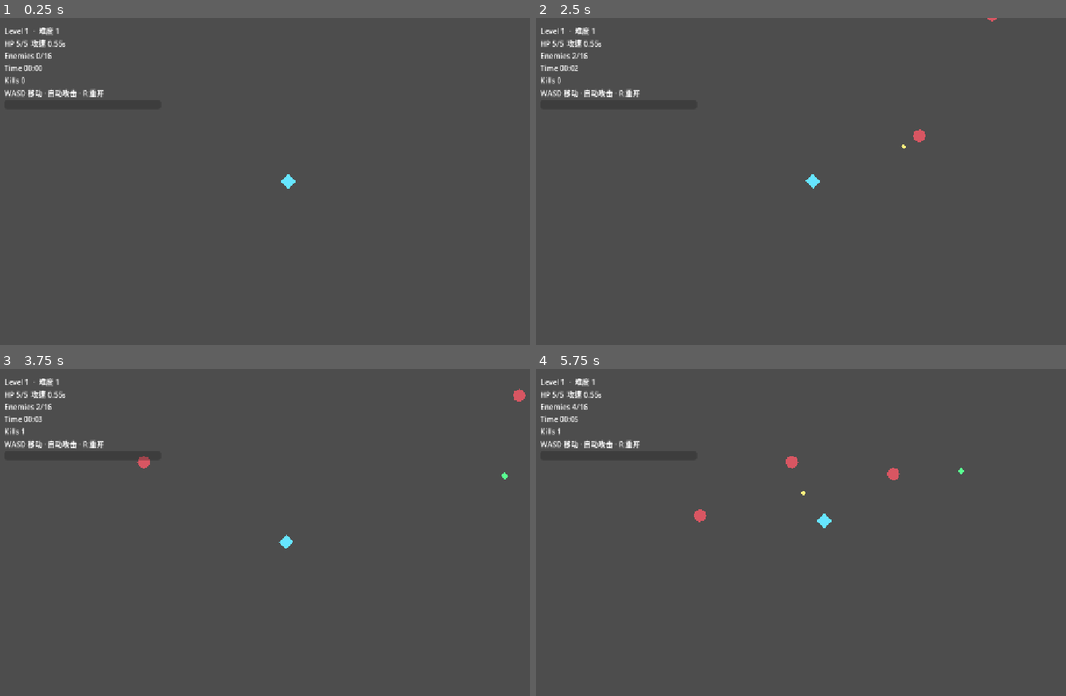
Above: before the commit, frames 1-4 (two rows, left to right).
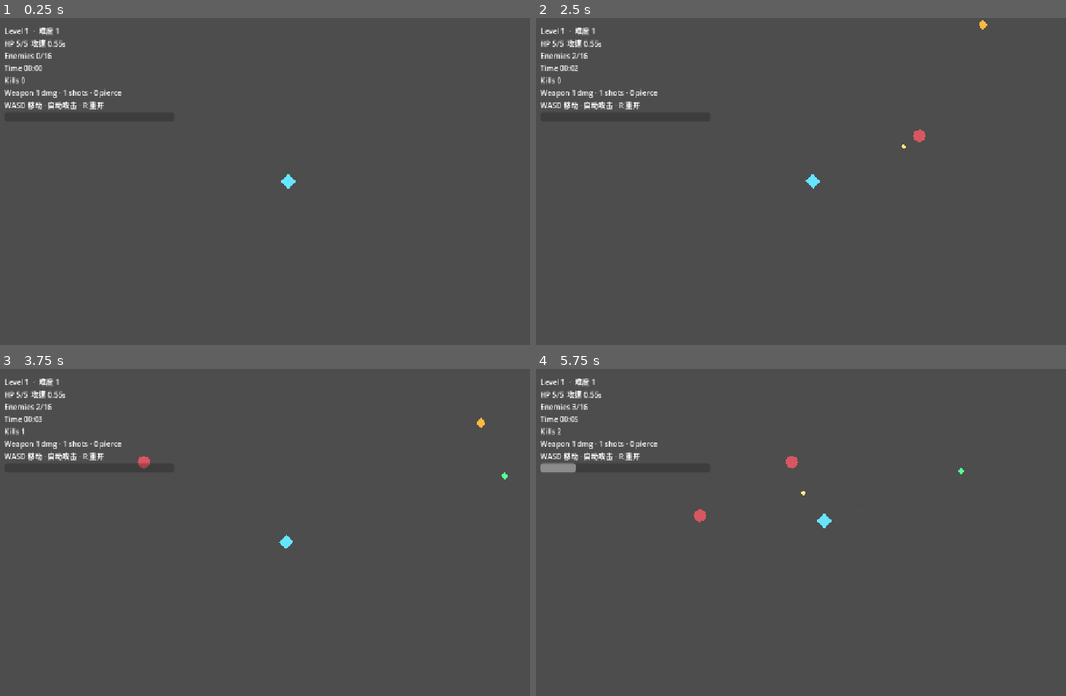
Above: after the commit, the same moments.

Repository: clhwbd/survivor-demo
Game: Godot game, scene res://scenes/main.tscn
Same seed, same stepped clock (60 frames per second), same inputs: the game is played once before the commit and once after it.
Inputs (mouse positions are in pixels of both pictures, inside the frame that each line leads up to):
- Up to frame 1 (0.25 s): no input
- Up to frame 2 (2.5 s): tap Enter at 0.5, 0.6, 2.1 s; move the mouse to (795, 246) at 0.52 s; hold W (move_up) 0.53-2.03 s; click (795, 246) at 0.67 s; tap R (restart_run) at 1.25, 2 s; move the mouse to (997, 230) at 1.27 s; tap Keypad Enter at 1.35 s; move the mouse to (647, 132) at 2.02 s; hold A (move_left) from 2.03 s (still down)
- Up to frame 3 (3.75 s): move the mouse to (318, 532) at 2.77 s; tap Keypad Enter at 2.85 s; click (318, 532) at 2.92 s; move the mouse to (201, 450) at 3.52 s; release A (move_left) at 3.53 s; hold S (move_down) from 3.53 s (still down); tap Enter at 3.6 s
- Up to frame 4 (5.75 s): move the mouse to (954, 516) at 4.27 s; release S (move_down) at 4.28 s; hold D (move_right) 4.28-5.03 s; tap Keypad Enter at 4.35 s; move the mouse to (705, 548) at 5.02 s; hold W (move_up) from 5.03 s (still down); tap Enter at 5.1 s; click (705, 548) at 5.17 s

The runs differ from the first frame. In frame 1, 0.6% of the frame differs, in the area x 0-23%, y 21-28%; in frame 2, 0.6%; in frame 3, 0.7%; in frame 4, 0.9%, in the area x 0-69%, y 10-34%.

Commit message:
feat: expand combat loop and export web build

Diff:
--- /dev/null
+++ b/game/scenes/damage_popup.tscn
@@ -0,0 +1,13 @@
+[gd_scene load_steps=2 format=3]
+
+[ext_resource type="Script" path="res://scripts/damage_popup.gd" id="1_popup"]
+
+[node name="DamagePopup" type="Label"]
+script = ExtResource("1_popup")
+offset_left = -20.0
+offset_top = -12.0
+offset_right = 20.0
+offset_bottom = 12.0
+horizontal_alignment = 1
+text = "1"
+theme_override_colors/font_color = Color(1, 1, 1, 1)
--- /dev/null
+++ b/game/scenes/enemy_runner.tscn
@@ -0,0 +1,22 @@
+[gd_scene load_steps=3 format=3]
+
+[ext_resource type="Script" path="res://scripts/enemy_basic.gd" id="1_enemy"]
+
+[sub_resource type="CircleShape2D" id="1_collision"]
+radius = 9.0
+
+[node name="EnemyRunner" type="CharacterBody2D"]
+collision_layer = 2
+collision_mask = 1
+script = ExtResource("1_enemy")
+move_speed = 190.0
+contact_damage = 1
+max_health = 1
+xp_reward = 1
+
+[node name="CollisionShape2D" type="CollisionShape2D" parent="."]
+shape = SubResource("1_collision")
+
+[node name="Body" type="Polygon2D" parent="."]
+color = Color(1, 0.721569, 0.258824, 1)
+polygon = PackedVector2Array(0, -12, 10, 0, 0, 12, -10, 0)
--- a/game/scenes/main.tscn
+++ b/game/scenes/main.tscn
@@ -1,13 +1,15 @@
-[gd_scene load_steps=5 format=3]
+[gd_scene load_steps=6 format=3]
 
 [ext_resource type="Script" path="res://scripts/main.gd" id="1_main"]
 [ext_resource type="PackedScene" path="res://scenes/player.tscn" id="2_player"]
 [ext_resource type="PackedScene" path="res://scenes/enemy_basic.tscn" id="3_enemy"]
 [ext_resource type="PackedScene" path="res://scenes/projectile.tscn" id="4_projectile"]
+[ext_resource type="PackedScene" path="res://scenes/enemy_runner.tscn" id="5_runner"]
 
 [node name="Main" type="Node2D"]
 script = ExtResource("1_main")
 enemy_scene = ExtResource("3_enemy")
+fast_enemy_scene = ExtResource("5_runner")
 projectile_scene = ExtResource("4_projectile")
 
 [node name="Player" parent="." instance=ExtResource("2_player")]
@@ -18,6 +20,8 @@
 [node name="Projectiles" type="Node2D" parent="."]
 
 [node name="Pickups" type="Node2D" parent="."]
+
+[node name="Feedback" type="Node2D" parent="."]
 
 [node name="SpawnTimer" type="Timer" parent="."]
 one_shot = false
@@ -32,8 +36,8 @@
 [node name="MarginContainer" type="MarginContainer" parent="HUD"]
 offset_left = 16.0
 offset_top = 16.0
-offset_right = 360.0
-offset_bottom = 220.0
+offset_right = 390.0
+offset_bottom = 240.0
 
 [node name="VBoxContainer" type="VBoxContainer" parent="HUD/MarginContainer"]
 
@@ -52,6 +56,9 @@
 [node name="KillLabel" type="Label" parent="HUD/MarginContainer/VBoxContainer"]
 text = "Kills 0"
 
+[node name="WeaponLabel" type="Label" parent="HUD/MarginContainer/VBoxContainer"]
+text = "Weapon 1 dmg · 1 shots · 0 pierce"
+
 [node name="TipLabel" type="Label" parent="HUD/MarginContainer/VBoxContainer"]
 text = "WASD 移动 · 自动攻击"
 
--- /dev/null
+++ b/game/scripts/damage_popup.gd
@@ -0,0 +1,17 @@
+extends Label
+class_name DamagePopup
+
+@export var rise_distance: float = 36.0
+@export var life_time: float = 0.45
+
+func setup(text_value: String, color_value: Color) -> void:
+    text = text_value
+    modulate = color_value
+
+func _ready() -> void:
+    z_index = 50
+    var tween := create_tween()
+    tween.set_parallel(true)
+    tween.tween_property(self, "position:y", position.y - rise_distance, life_time)
+    tween.tween_property(self, "modulate:a", 0.0, life_time)
+    tween.finished.connect(queue_free)
--- a/game/scripts/enemy_basic.gd
+++ b/game/scripts/enemy_basic.gd
@@ -1,16 +1,19 @@
 extends CharacterBody2D
 class_name EnemyBasic
 
-signal died(enemy: EnemyBasic, position: Vector2)
+signal died(enemy: EnemyBasic, position: Vector2, xp_reward: int)
 
 @export var move_speed: float = 130.0
 @export var contact_damage: int = 1
 @export var max_health: int = 1
+@export var xp_reward: int = 1
 @export var target_path: NodePath
 
 var target: Node2D
 var health: int
 var _last_hit_msec: int = 0
+
+@onready var body_polygon: Polygon2D = $Body
 
 func _ready() -> void:
     health = max_health
@@ -38,6 +41,15 @@
 
 func take_damage(amount: int) -> void:
     health -= amount
+    _flash(Color(1.0, 1.0, 1.0, 1.0), 0.08)
     if health <= 0:
-        died.emit(self, global_position)
+        died.emit(self, global_position, xp_reward)
         queue_free()
+
+func _flash(color_value: Color, duration: float) -> void:
+    if body_polygon == null:
+        return
+    var original := body_polygon.color
+    body_polygon.color = color_value
+    var tween := create_tween()
+    tween.tween_property(body_polygon, "color", original, duration)
--- a/game/scripts/main.gd
+++ b/game/scripts/main.gd
@@ -12,18 +12,22 @@
 @export var xp_orb_value: int = 1
 @export var difficulty_step_seconds: float = 20.0
 @export var enemy_scene: PackedScene
+@export var fast_enemy_scene: PackedScene
 @export var projectile_scene: PackedScene
 @export var xp_orb_scene: PackedScene
+@export var damage_popup_scene: PackedScene
 
 var elapsed_time: float = 0.0
 var kill_count: int = 0
 var difficulty_stage: int = 0
 var game_over: bool = false
+var _last_health: int = -1
 
 @onready var player: CharacterBody2D = $Player
 @onready var enemies: Node2D = $Enemies
 @onready var projectiles: Node2D = $Projectiles
 @onready var pickups: Node2D = $Pickups
+@onready var feedback: Node2D = $Feedback
 @onready var spawn_timer: Timer = $SpawnTimer
 @onready var attack_timer: Timer = $AttackTimer
 @onready var hud_level: Label = $HUD/MarginContainer/VBoxContainer/LevelLabel
@@ -31,6 +35,7 @@
 @onready var hud_enemies: Label = $HUD/MarginContainer/VBoxContainer/EnemyLabel
 @onready var hud_timer: Label = $HUD/MarginContainer/VBoxContainer/TimerLabel
 @onready var hud_kills: Label = $HUD/MarginContainer/VBoxContainer/KillLabel
+@onready var hud_weapon: Label = $HUD/MarginContainer/VBoxContainer/WeaponLabel
 @onready var hud_tip: Label = $HUD/MarginContainer/VBoxContainer/TipLabel
 @onready var hud_xp_bar: ProgressBar = $HUD/MarginContainer/VBoxContainer/XPBar
 
@@ -39,10 +44,14 @@
 
     if enemy_scene == null:
         enemy_scene = load("res://scenes/enemy_basic.tscn")
+    if fast_enemy_scene == null:
+        fast_enemy_scene = load("res://scenes/enemy_runner.tscn")
     if projectile_scene == null:
         projectile_scene = load("res://scenes/projectile.tscn")
     if xp_orb_scene == null:
         xp_orb_scene = load("res://scenes/xp_orb.tscn")
+    if damage_popup_scene == null:
+        damage_popup_scene = load("res://scenes/damage_popup.tscn")
 
     spawn_timer.wait_time = spawn_interval
     spawn_timer.timeout.connect(_on_spawn_timer_timeout)
@@ -82,8 +91,8 @@
 
     difficulty_stage = next_stage
     spawn_timer.wait_time = max(0.3, spawn_interval - difficulty_stage * 0.08)
-    spawn_count_per_wave = min(5, 1 + int(difficulty_stage / 2))
-    max_alive_enemies = min(60, 16 + difficulty_stage * 4)
+    spawn_count_per_wave = min(6, 1 + int(difficulty_stage / 2))
+    max_alive_enemies = min(72, 16 + difficulty_stage * 4)
 
 func _on_spawn_timer_timeout() -> void:
     if enemy_scene == null or not is_instance_valid(player) or game_over:
@@ -98,14 +107,19 @@
         _spawn_enemy()
 
 func _spawn_enemy() -> void:
-    var enemy := enemy_scene.instantiate()
+    var scene_to_spawn := enemy_scene
+    if fast_enemy_scene != null and randf() < min(0.45, 0.08 + difficulty_stage * 0.04):
+        scene_to_spawn = fast_enemy_scene
+
+    var enemy := scene_to_spawn.instantiate()
     if enemy == null:
         return
 
     enemy.global_position = _get_spawn_position()
-    enemy.set("move_speed", move_speed + difficulty_stage * 6.0 + max(0, player.level - 1) * 4.0)
-    enemy.set("max_health", 1 + int(difficulty_stage / 3))
-    enemy.set("contact_damage", 1 + int(difficulty_stage / 5))
+    enemy.set("move_speed", float(enemy.get("move_speed")) + difficulty_stage * 6.0 + max(0, player.level - 1) * 4.0)
+    enemy.set("max_health", int(enemy.get("max_health")) + int(difficulty_stage / 3))
+    enemy.set("contact_damage", int(enemy.get("contact_damage")) + int(difficulty_stage / 5))
+    enemy.set("xp_reward", int(enemy.get("xp_reward")) + int(difficulty_stage / 4))
     enemy.set("target", player)
     if enemy.has_signal("died"):
         enemy.died.connect(_on_enemy_died)
@@ -115,20 +129,30 @@
     if projectile_scene == null or not is_instance_valid(player) or game_over:
         return
 
-    var target := _get_nearest_enemy_in_range(attack_range + player.level * 14.0)
+    var range_value: float = float(attack_range) + float(player.level) * 14.0
+    var target: Node2D = _get_nearest_enemy_in_range(range_value)
     if target == null:
         return
 
-    var projectile := projectile_scene.instantiate()
-    if projectile == null:
-        return
-
-    var direction := (target.global_position - player.global_position).normalized()
-    projectile.global_position = player.global_position
-    projectile.set("direction", direction)
-    projectile.set("speed", projectile_speed + player.level * 18.0)
-    projectile.set("damage", 1 + int((player.level - 1) / 3))
-    projectiles.add_child(projectile)
+    var shot_count := 1 + int((player.level - 1) / 4)
+    shot_count = mini(shot_count, 4)
+    var pierce_count := int((player.level - 1) / 5)
+    var base_direction := (target.global_position - player.global_position).normalized()
+    var spread_step := deg_to_rad(10.0)
+    var start_angle := -spread_step * float(shot_count - 1) * 0.5
+
+    for i in shot_count:
+        var projectile := projectile_scene.instantiate()
+        if projectile == null:
+            continue
+        var angle_offset := start_angle + spread_step * i
+        var direction := base_direction.rotated(angle_offset)
+        projectile.global_position = player.global_position
+        projectile.set("direction", direction)
+        projectile.set("speed", projectile_speed + player.level * 18.0)
+        projectile.set("damage", 1 + int((player.level - 1) / 3))
+        projectile.set("pierce", pierce_count)
+        projectiles.add_child(projectile)
 
 func _get_nearest_enemy_in_range(range_limit: float) -> Node2D:
     var nearest: Node2D = null
@@ -144,8 +168,9 @@
 
     return nearest
 
-func _on_enemy_died(_enemy: Node, death_position: Vector2) -> void:
+func _on_enemy_died(_enemy: Node, death_position: Vector2, xp_reward: int) -> void:
     kill_count += 1
+    _spawn_popup(death_position, "+%d" % xp_reward, Color(0.5, 1.0, 0.6, 1.0))
     if xp_orb_scene == null:
         return
 
@@ -154,7 +179,7 @@
         return
 
     xp_orb.global_position = death_position
-    xp_orb.set("xp_value", xp_orb_value + int(difficulty_stage / 4))
+    xp_orb.set("xp_value", xp_orb_value + xp_reward - 1)
     xp_orb.set("target", player)
     pickups.add_child(xp_orb)
 
@@ -165,9 +190,16 @@
     hud_xp_bar.value = current_xp
     hud_xp_bar.show_percentage = false
     hud_xp_bar.tooltip_text = "XP %d / %d" % [current_xp, xp_to_next]
+    var shots := 1 + int((level - 1) / 4)
+    shots = mini(shots, 4)
+    var pierce := int((level - 1) / 5)
+    hud_weapon.text = "Weapon %d dmg · %d shots · %d pierce" % [1 + int((level - 1) / 3), shots, pierce]
 
 func _on_player_stats_changed(health: int, max_health: int, _level: int) -> void:
     hud_health.text = "HP %d/%d  攻速 %.2fs" % [health, max_health, attack_timer.wait_time]
+    if _last_health >= 0 and health < _last_health and not game_over:
+        _spawn_popup(player.global_position + Vector2(0, -22), "-%d" % (_last_health - health), Color(1.0, 0.45, 0.45, 1.0))
+    _last_health = health
     if health <= 0 and not game_over:
         _on_player_died()
 
@@ -189,6 +221,17 @@
     hud_timer.text = "Time %02d:%02d" % [minutes, seconds]
     hud_kills.text = "Kills %d" % kill_count
 
+func _spawn_popup(world_position: Vector2, text_value: String, color_value: Color) -> void:
+    if damage_popup_scene == null:
+        return
+    var popup := damage_popup_scene.instantiate()
+    if popup == null:
+        return
+    popup.position = world_position
+    if popup.has_method("setup"):
+        popup.setup(text_value, color_value)
+    feedback.add_child(popup)
+
 func _get_spawn_position() -> Vector2:
     var player_position := player.global_position
     var viewport_size := get_viewport_rect().size
--- a/game/scripts/player.gd
+++ b/game/scripts/player.gd
@@ -12,6 +12,8 @@
 var xp: int = 0
 var xp_to_next: int = 5
 var invulnerable_until_msec: int = 0
+
+@onready var body_polygon: Polygon2D = $Body
 
 func _ready() -> void:
     health = max_health
@@ -30,6 +32,7 @@
 
     invulnerable_until_msec = now + 500
     health = max(0, health - amount)
+    _flash(Color(1.0, 0.4, 0.4, 1.0), 0.12)
     stats_changed.emit(health, max_health, level)
     if health <= 0:
         died.emit()
@@ -45,6 +48,15 @@
 
     if leveled_up:
         health = min(max_health, health + 1)
+        _flash(Color(0.5, 1.0, 0.6, 1.0), 0.15)
 
     xp_changed.emit(xp, xp_to_next, level)
     stats_changed.emit(health, max_health, level)
+
+func _flash(color_value: Color, duration: float) -> void:
+    if body_polygon == null:
+        return
+    var original := body_polygon.color
+    body_polygon.color = color_value
+    var tween := create_tween()
+    tween.tween_property(body_polygon, "color", original, duration)
--- a/game/scripts/projectile.gd
+++ b/game/scripts/projectile.gd
@@ -4,8 +4,10 @@
 @export var speed: float = 520.0
 @export var damage: int = 1
 @export var life_time: float = 1.2
+@export var pierce: int = 0
 
 var direction: Vector2 = Vector2.RIGHT
+var _hit_bodies: Array[int] = []
 
 @onready var life_timer: Timer = $LifeTimer
 
@@ -19,6 +21,16 @@
     global_position += direction * speed * delta
 
 func _on_body_entered(body: Node) -> void:
-    if body != null and body.has_method("take_damage"):
-        body.take_damage(damage)
+    if body == null or not body.has_method("take_damage"):
+        return
+
+    var body_id := body.get_instance_id()
+    if body_id in _hit_bodies:
+        return
+    _hit_bodies.append(body_id)
+
+    body.take_damage(damage)
+    if pierce <= 0:
         queue_free()
+    else:
+        pierce -= 1
Not shown, added: game/export_presets.cfg
Not shown, added: game/scripts/damage_popup.gd.uid
Not shown, changed: CHANGELOG.md
Not shown, changed: README.md
Not shown, added: builds/web/index.audio.position.worklet.js
Not shown, added: builds/web/index.audio.worklet.js
Not shown, added: builds/web/index.html
Not shown, added: builds/web/index.js
Not shown, added: builds/web/index.pck
Not shown, added: builds/web/index.png
Not shown, added: builds/web/index.wasm
Not shown, changed: docs/roadmap.md
(and 1 more such lines)
